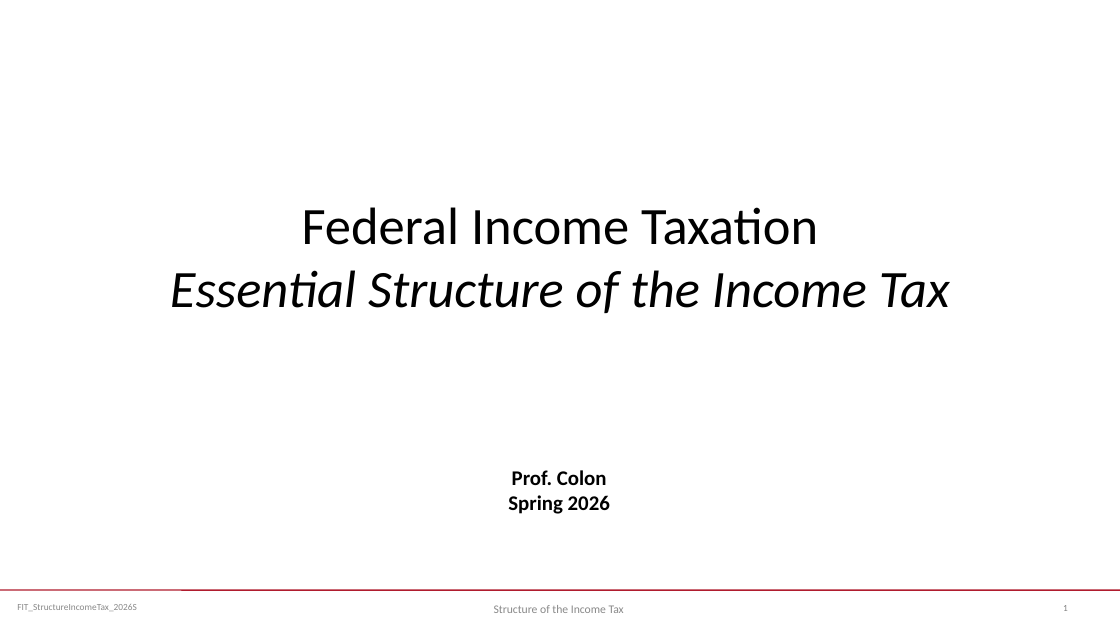
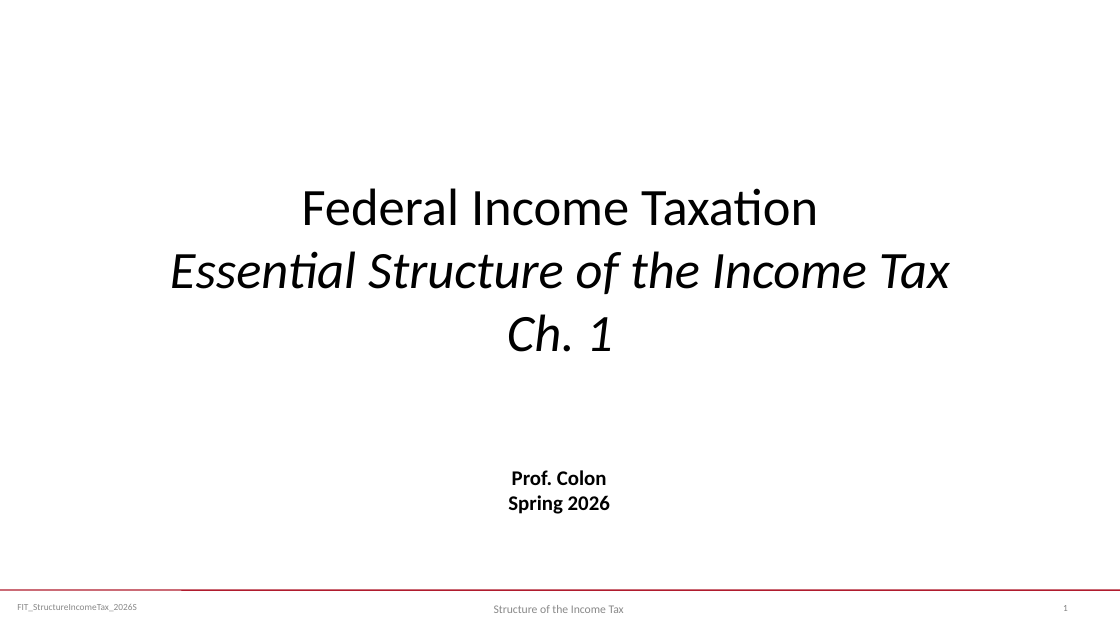
Before and after one commit to jmc877/Fed-Income-Tax, a slide deck: slide 1 of slides/FIT_StructureIncomeTax_2026S.pptx. Drawn at 1120x630 pixels with LibreOffice and Linux fonts; fonts in the diff are those of the drawing. Boxes give left, top, right and bottom in pixels: in the first picture for what was removed or moved away, otherwise in the second. Text is boxed around its words. In the diff, an @@ line names an element or a change of style, - is before the commit and + after.

```diff
--- a/slides/FIT_StructureIncomeTax_2026S.pptx
+++ b/slides/FIT_StructureIncomeTax_2026S.pptx
@@ title at (170, 188, 950, 352): text changed @@
-Federal Income Taxation
-Essential Structure of the Income Tax
+Federal Income Taxation
+Essential Structure of the Income Tax
+Ch. 1
```
Also in this commit, not shown: 21 other slides changed, 5 slides added, 2 other files.
